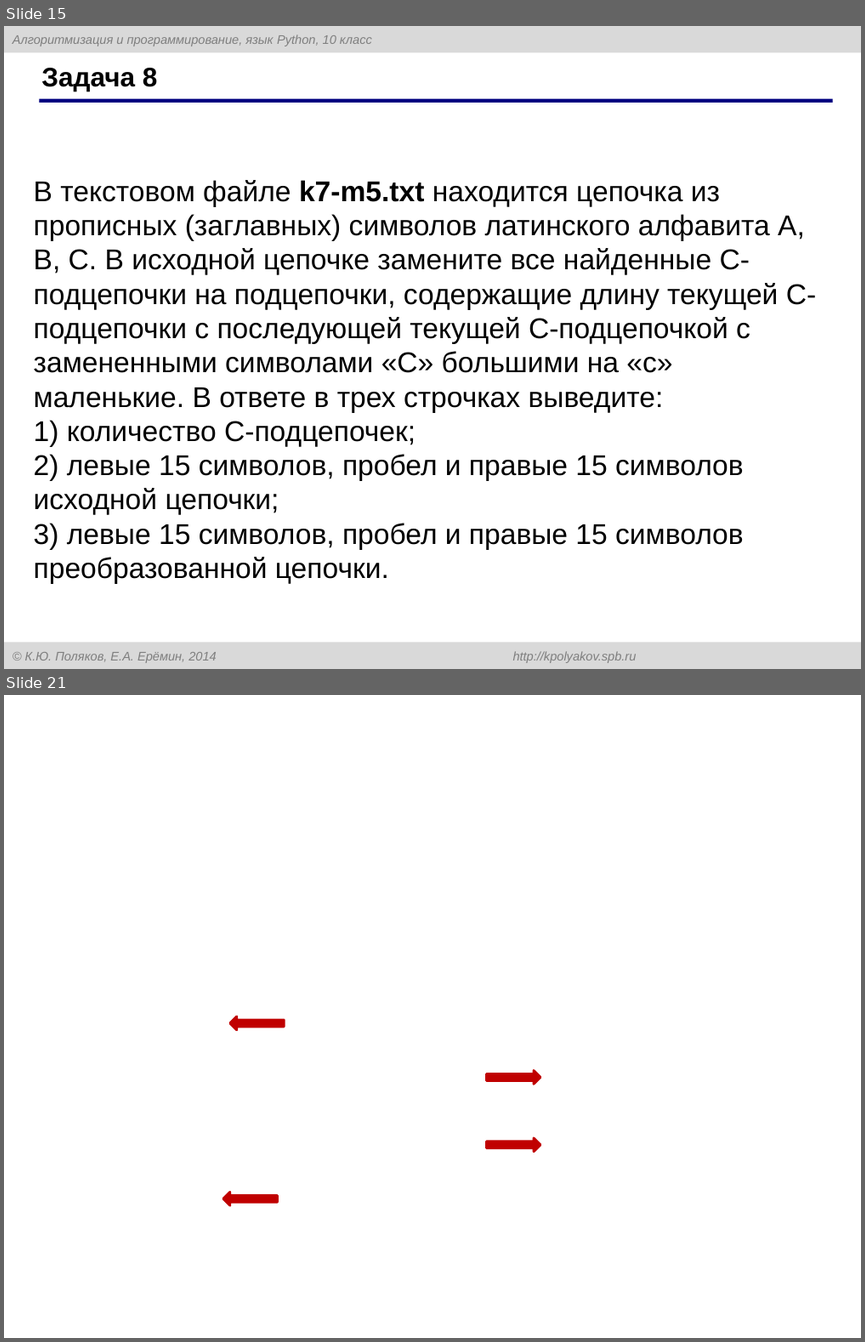
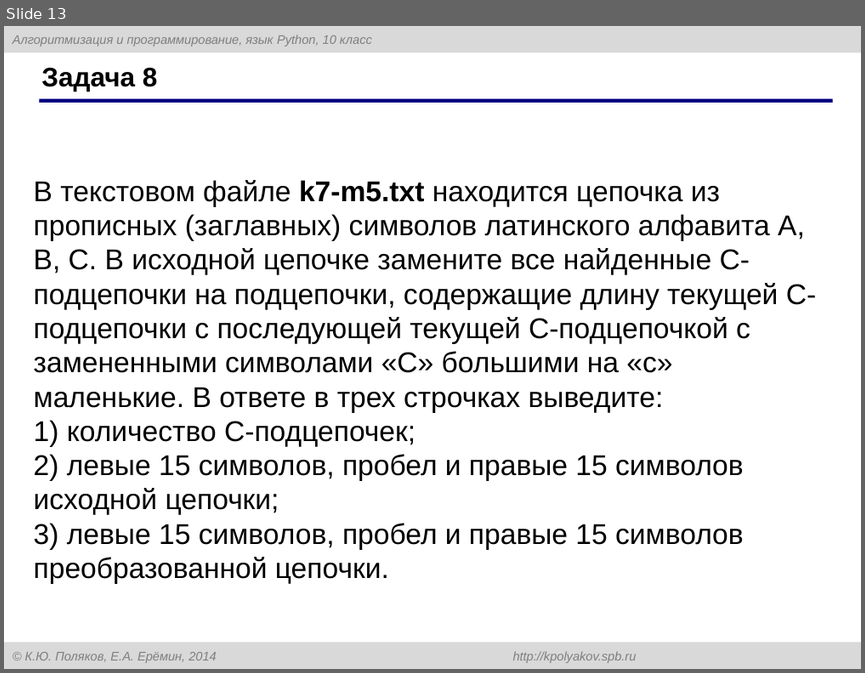
Before and after one commit to myrzh/ict-homework, a slide deck: grade10/quarter3/temp_pptx.pptx. Shown one above the other, each under a label of ours: slides 15 and 21 before the commit, slide 13 after it; the slides between them are not shown. The pictures are 865x1342 and 865x673 pixels, drawn with LibreOffice and Linux fonts; fonts in the diff are those of the drawing; background and template pictures are left out. Boxes give left, top, right and bottom in pixels: in the first picture for what was removed or moved away, otherwise in the second. Text is boxed around its words. In the diff, an @@ line names an element or a change of style, - is before the commit and + after.

```diff
--- a/grade10/quarter3/temp_pptx.pptx
+++ b/grade10/quarter3/temp_pptx.pptx
@@ slide 21 removed at <box>4,695,861,1338</box>, background picture (left out) @@
@@ left arrow removed at <box>230,1016,284,1030</box> @@
@@ left arrow removed at <box>487,1071,540,1084</box> @@
@@ left arrow removed at <box>487,1138,540,1151</box> @@
@@ left arrow removed at <box>223,1192,278,1206</box> @@
@@ what was slide 15 is now slide 13 @@
```
Also in this commit, not shown: 9 other slides removed.
